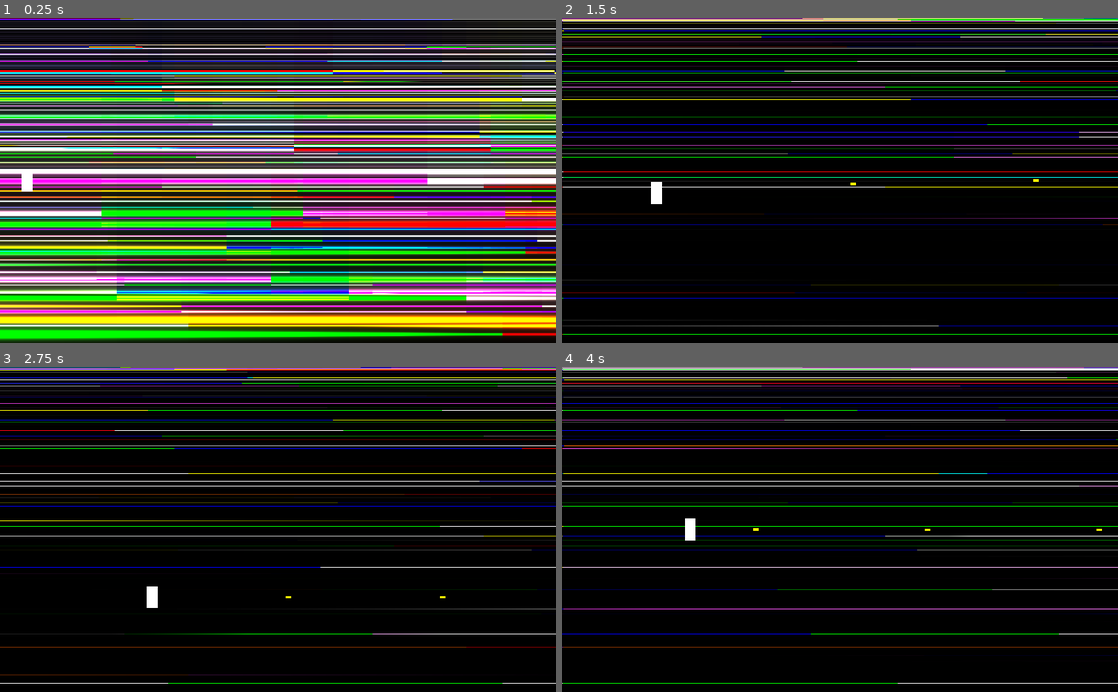
Above: before the commit, frames 1-4 (two rows, left to right).
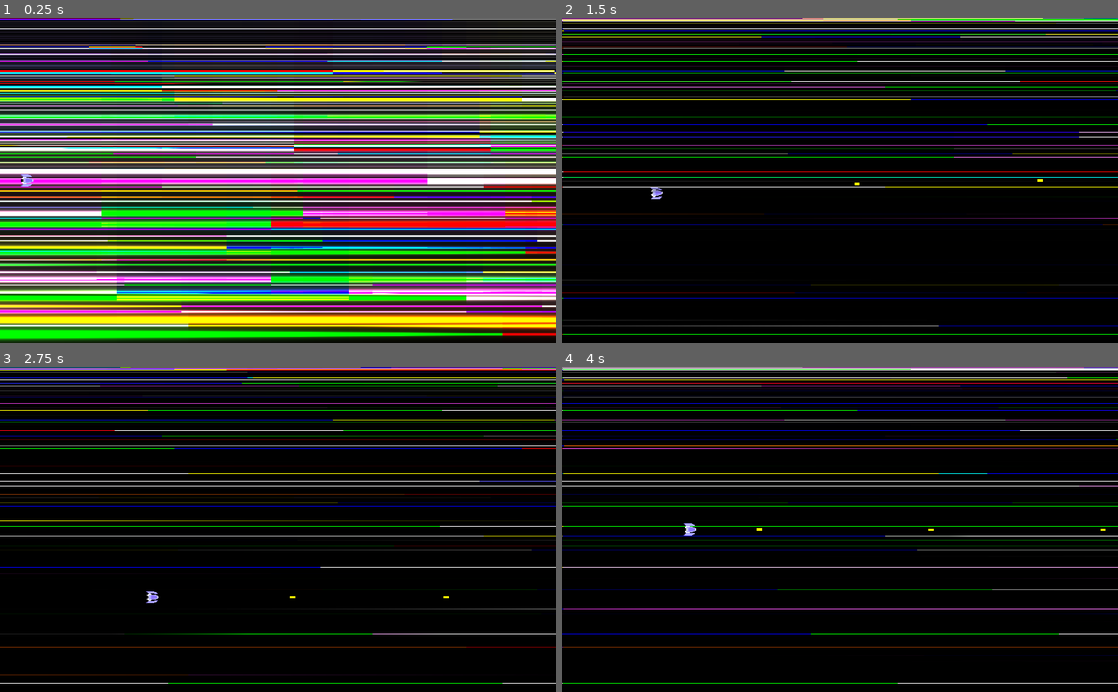
Above: after the commit, the same moments.

Repository: pigslyer/SlipspaceEscapades
Game: Godot game, scene res://Scenes/World.tscn
Same seed, same stepped clock (60 frames per second), same inputs: the game is played once before the commit and once after it.
Inputs:
- Up to frame 1 (0.25 s): no input
- Up to frame 2 (1.5 s): tap Enter (ui_accept) at 0.5, 0.77 s; hold D (move_right) 0.53-1.28 s; hold Space (shoot) 0.53-1.28 s; hold S (move_down) from 1.28 s (still down); tap Space (shoot) at 1.35 s
- Up to frame 3 (2.75 s): tap Enter (ui_accept) at 1.52 s; release S (move_down) at 2.03 s; hold D (move_right) from 2.03 s (still down); hold Space (shoot) from 2.03 s (still down)
- Up to frame 4 (4 s): release D (move_right) at 2.78 s; release Space (shoot) at 2.78 s; hold W (move_up) 2.78-3.53 s; tap Space (shoot) at 2.85 s; tap Enter (ui_accept) at 3.02, 3.77 s; hold A (move_left) from 3.53 s (still down); hold Space (shoot) from 3.53 s (still down)

The runs differ from the first frame. In frame 1, 0.1% of the frame differs, in the area x 3-6%, y 47-54%; in frame 2, 0.2%, in the area x 15-87%, y 49-58%; in frame 3, 0.1%; in frame 4, 0.2%.

Commit message:
Basic ship added, asteroid sketches

Diff:
--- /dev/null
+++ b/Assets/Asset Scenes/BasicShip.gd
@@ -0,0 +1,12 @@
+extends Sprite
+
+onready var tex: AtlasTexture = texture as AtlasTexture;
+
+# negative y values correspond to up, positive to down, 0 to stationary
+func SetMovingDirection(dir: Vector2):
+	if (abs(dir.y) < 0.1):
+		tex.region.position = Vector2.ZERO;
+	elif (dir.y > 0):
+		tex.region.position = Vector2(24,0);
+	else:
+		tex.region.position = Vector2(48,0);
--- /dev/null
+++ b/Assets/Asset Scenes/BasicShip.tscn
@@ -0,0 +1,12 @@
+[gd_scene load_steps=4 format=2]
+
+[ext_resource path="res://Assets/Sprites/BasicShip.png" type="Texture" id=1]
+[ext_resource path="res://Assets/Asset Scenes/BasicShip.gd" type="Script" id=2]
+
+[sub_resource type="AtlasTexture" id=1]
+atlas = ExtResource( 1 )
+region = Rect2( 0, 0, 24, 24 )
+
+[node name="BasicShip" type="Sprite"]
+texture = SubResource( 1 )
+script = ExtResource( 2 )
--- a/Scenes/Player.tscn
+++ b/Scenes/Player.tscn
@@ -1,24 +1,26 @@
 [gd_scene load_steps=4 format=2]
 
-[ext_resource path="res://Assets/pixel.png" type="Texture" id=1]
+[ext_resource path="res://Assets/Asset Scenes/BasicShip.tscn" type="PackedScene" id=1]
 [ext_resource path="res://Scripts/Player.gd" type="Script" id=2]
 
 [sub_resource type="RectangleShape2D" id=1]
-extents = Vector2( 10, 20 )
+extents = Vector2( 13, 8 )
 
 [node name="Player" type="KinematicBody2D"]
 collision_layer = 2
 collision_mask = 17
 script = ExtResource( 2 )
+__meta__ = {
+"_edit_horizontal_guides_": [  ]
+}
+
+[node name="BasicShip" parent="." instance=ExtResource( 1 )]
 
 [node name="CollisionShape2D" type="CollisionShape2D" parent="."]
+position = Vector2( -2, 0 )
 shape = SubResource( 1 )
 
-[node name="Pixel" type="Sprite" parent="."]
-scale = Vector2( 20, 40 )
-texture = ExtResource( 1 )
-
 [node name="FiringPosition" type="Position2D" parent="."]
-position = Vector2( 10, 0 )
+position = Vector2( 17, 0 )
 
 [node name="ShootingTimer" type="Timer" parent="."]
--- a/Scripts/Player.gd
+++ b/Scripts/Player.gd
@@ -35,6 +35,9 @@
 
 	velocity += input * ACCELERATION * delta;
 	velocity *= 1 - FRICTION;
+
+	$BasicShip.SetMovingDirection(input);
+
 	velocity = move_and_slide(velocity, Vector2.UP);
 
 	if(can_shoot && shoot):
--- a/project.godot
+++ b/project.godot
@@ -38,6 +38,30 @@
 [gui]
 
 common/drop_mouse_on_gui_input_disabled=true
+
+[importer_defaults]
+
+texture={
+"compress/bptc_ldr": 0,
+"compress/hdr_mode": 0,
+"compress/lossy_quality": 0.7,
+"compress/mode": 0,
+"compress/normal_map": 0,
+"detect_3d": false,
+"flags/anisotropic": false,
+"flags/filter": false,
+"flags/mipmaps": false,
+"flags/repeat": 0,
+"flags/srgb": 2,
+"process/HDR_as_SRGB": false,
+"process/fix_alpha_border": true,
+"process/invert_color": false,
+"process/normal_map_invert_y": false,
+"process/premult_alpha": false,
+"size_limit": 0,
+"stream": false,
+"svg/scale": 1.0
+}
 
 [input]
 
Binary file added: Assets/Sprites/BasicShip.png
Not shown, added: Assets/Sprites/BasicShip.png.import
Not shown, added: Assets/Sprites/BasicShip.pdn
Not shown, added: Assets/Sprites/BasicShipMoving.pdn
Not shown, added: Assets/Sprites/SmallAsteroid.pdn
